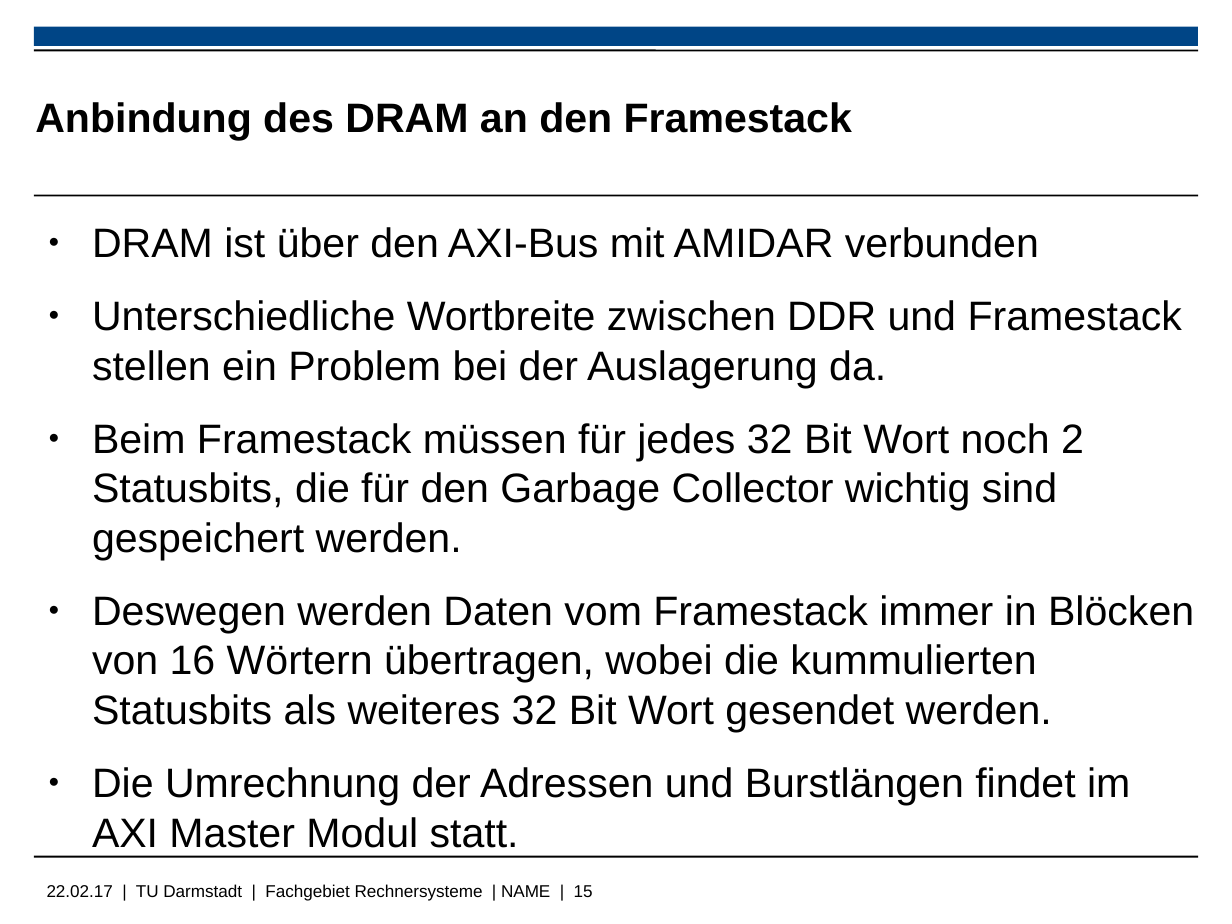
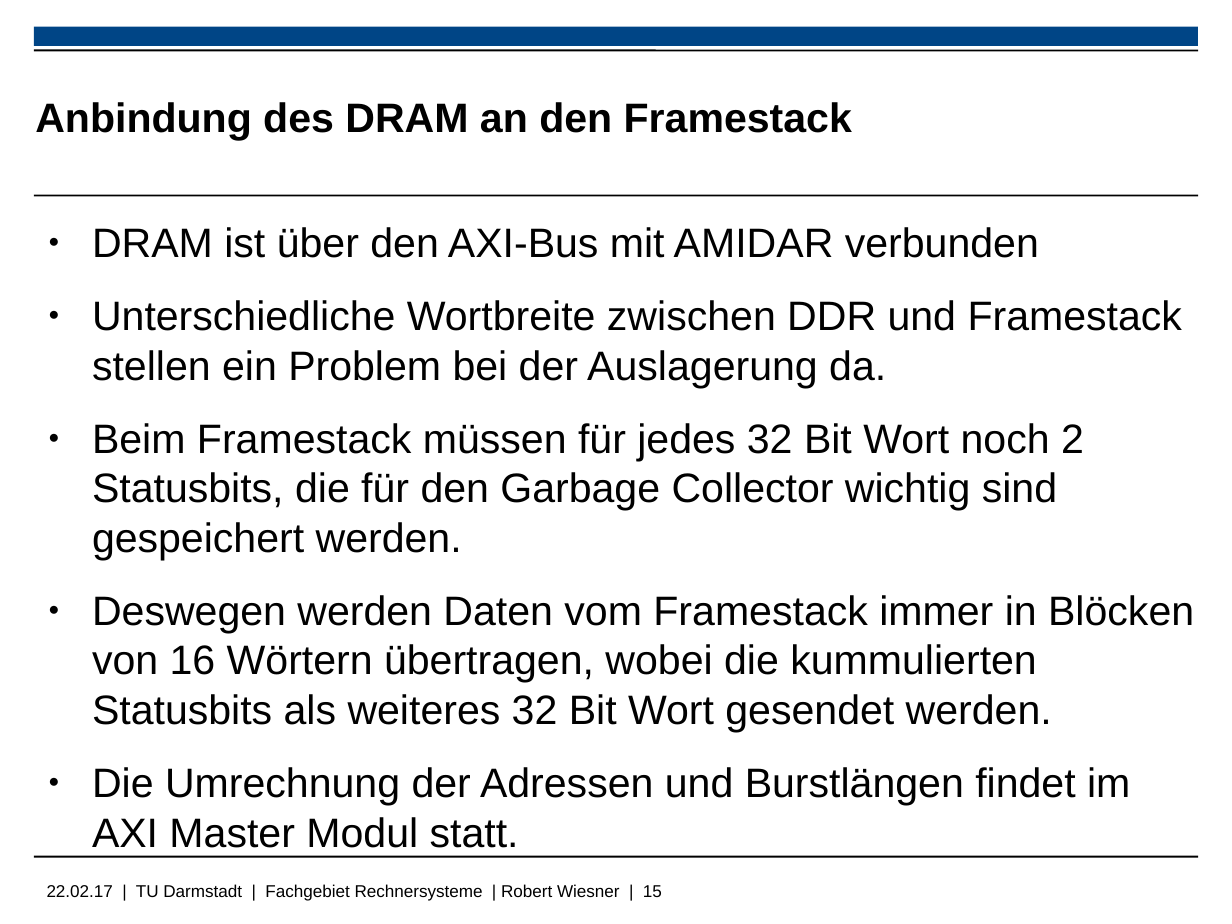
Before and after one commit to Wiero/PS_RS_REPORT, a slide deck: slide 15 of libreoffice_presentation.odp. Drawn at 1232x924 pixels with LibreOffice and Linux fonts; fonts in the diff are those of the drawing; background and template pictures are left out. Boxes give left, top, right and bottom in pixels: in the first picture for what was removed or moved away, otherwise in the second. Text is boxed around its words. In the diff, an @@ line names an element or a change of style, - is before the commit and + after.

```diff
--- a/libreoffice_presentation.odp
+++ b/libreoffice_presentation.odp
@@ text at (47,884,662,901): text changed @@
-22.02.17 | TU Darmstadt | Fachgebiet Rechnersysteme | NAME | 15
+22.02.17 | TU Darmstadt | Fachgebiet Rechnersysteme | Robert Wiesner | 15
```
Also in this commit, not shown: 28 other slides changed, 6 slides added, 4 slides removed.
